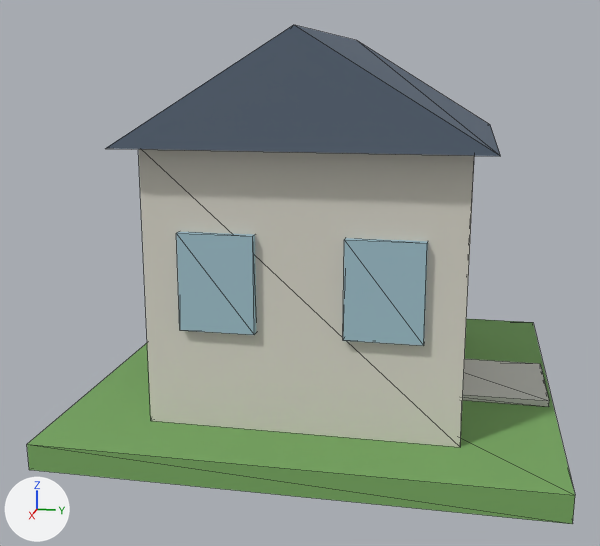
Before and after pictures for a commit that changed the glTF model assets/models/civic/cityHall-1.glb.
One viewpoint serves both versions: a camera (50 mm lens) standing at (1.723, 0.279, 0.703) and looking at (0.038, -0.058, 0.281). The lights are fixed; the arrows at lower left show +X, +Y and +Z. The first picture is the older version. Mesh edges are drawn as thin lines. Vertices at exactly the same position are counted once.

Names of what the first picture shows: 'cityHall-1'.
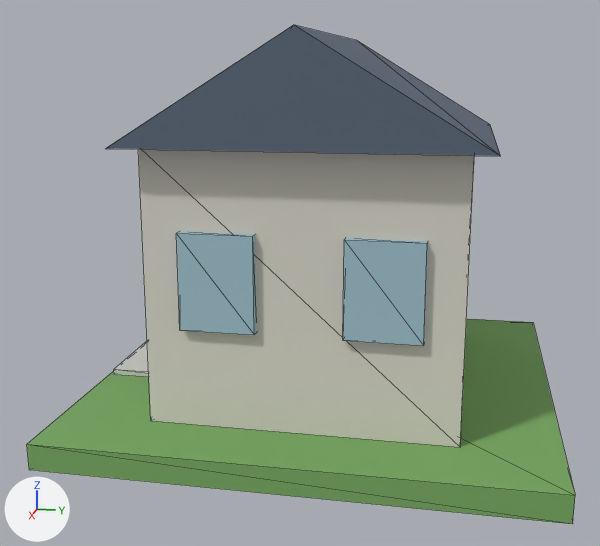
The change in detail:
me_cube has 70 vertices, 104 faces and spans x -0.47..0.47, y -0.47..0.47, z 0.0..0.77.
me_cube is used by ob_cityhall_1; location (0.0, 0.0, 0.0).
me_cube part 1: the loose piece of 8 vertices spanning x -0.11..0.11, y 0.179..0.461, z 0.05..0.062 is moved by (0.0, -0.639, 0.0).

Location of each change, (x1, y1, x2, y2) in pixels of the pictures (600 x 546 px; the box of a moved part takes in the faces that stretch with it):
part 1 of me_cube, moved or reshaped: before (462, 359, 549, 407); after (114, 342, 149, 377)
